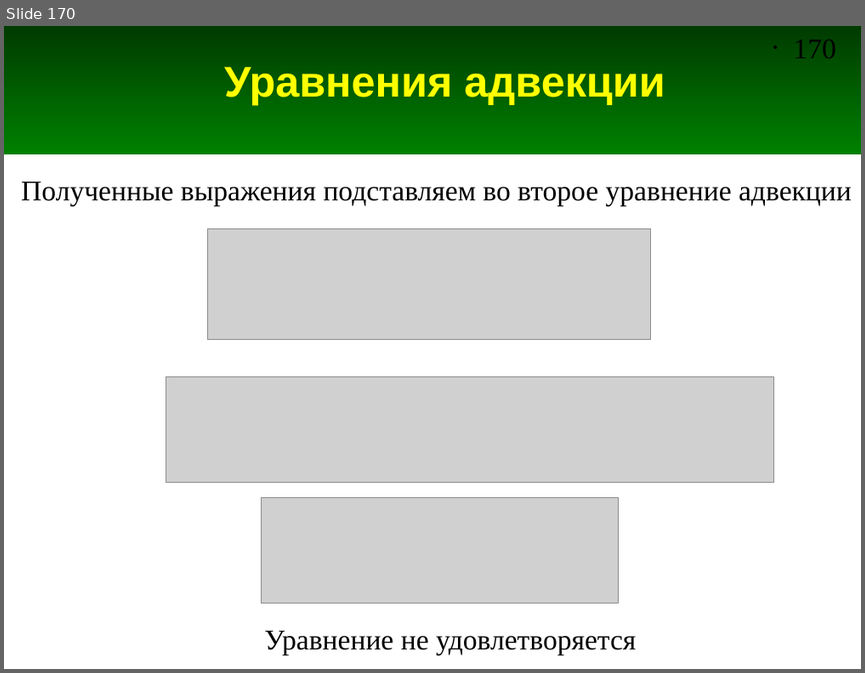
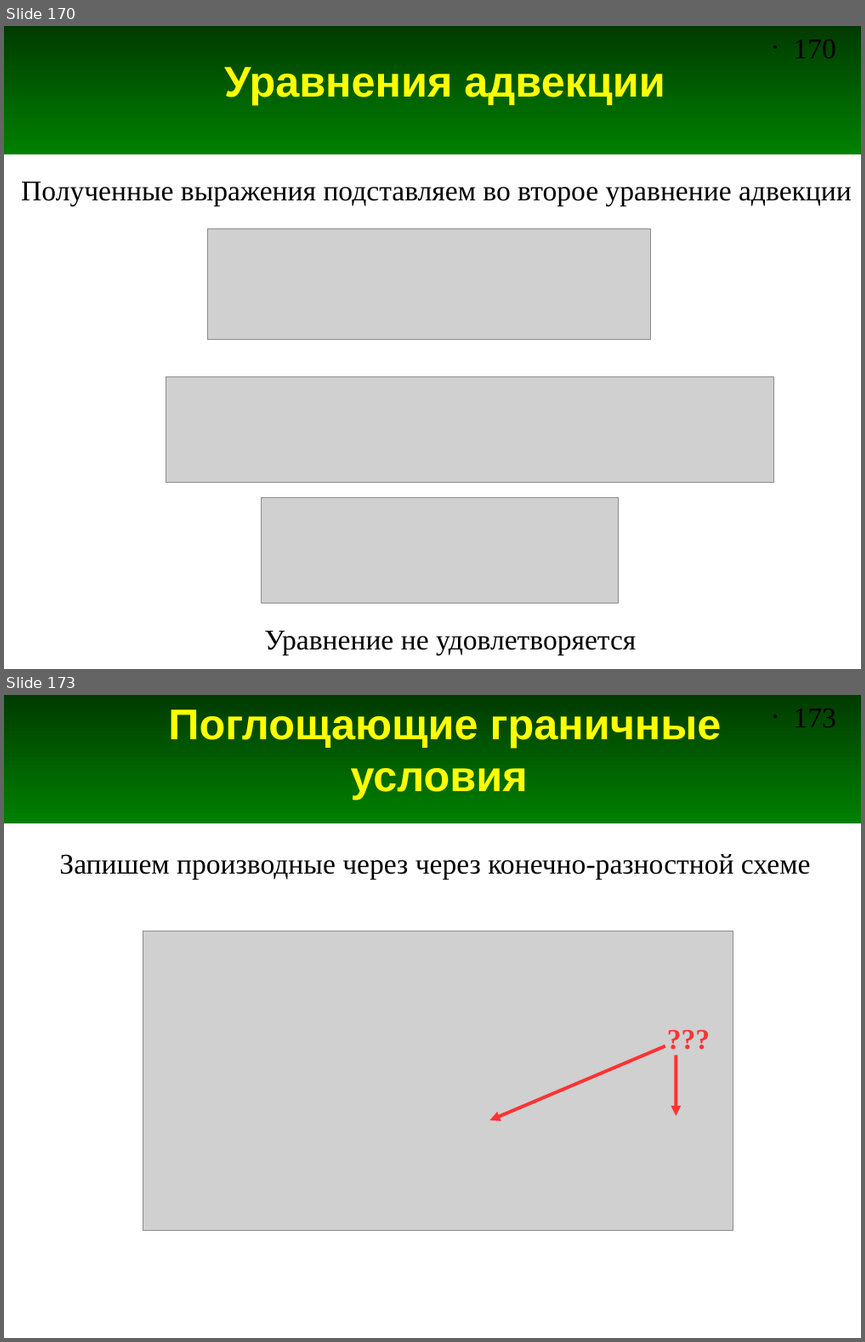
Before and after one commit to andris0147sv/modelling, a slide deck: presentations/2. FDTD.odp. Shown one above the other, each under a label of ours: slide 170 before the commit, slides 170 and 173 after it; the slides between them are not shown. The pictures are 865x673 and 865x1342 pixels, drawn with LibreOffice and Linux fonts; fonts in the diff are those of the drawing; grey boxes stand for pictures. Boxes give left, top, right and bottom in pixels: in the first picture for what was removed or moved away, otherwise in the second. Text is boxed around its words. In the diff, an @@ line names an element or a change of style, - is before the commit and + after.

Commit message:
Добавлены слайды про граинчные условия ABC первого порядка

```diff
--- a/presentations/2. FDTD.odp
+++ b/presentations/2. FDTD.odp
@@ slide 173 added at <box>4,695,861,1338</box>, background #FFFFFF; not listed: 2 template elements that a slide beside it also shows @@
@@ title added at <box>168,709,721,800</box>, 36 pt, text #FFFF00, bold @@
+Поглощающие граничные условия
@@ text added at <box>59,854,810,879</box>, 24 pt, text #000000 @@
+Запишем производные через через конечно-разностной схеме
@@ picture added at <box>143,931,732,1231</box> @@
@@ text added at <box>658,1016,726,1059</box>, 24 pt, text #FF3333, bold @@
+???
@@ arrow added from (665, 1045) to (490, 1120), #FF3333 2.83 pt @@
@@ arrow added from (676, 1055) to (676, 1116), #FF3333 2.83 pt @@
```
Also in this commit, not shown: 1 slide changed, 8 other slides added, 1 other file.
